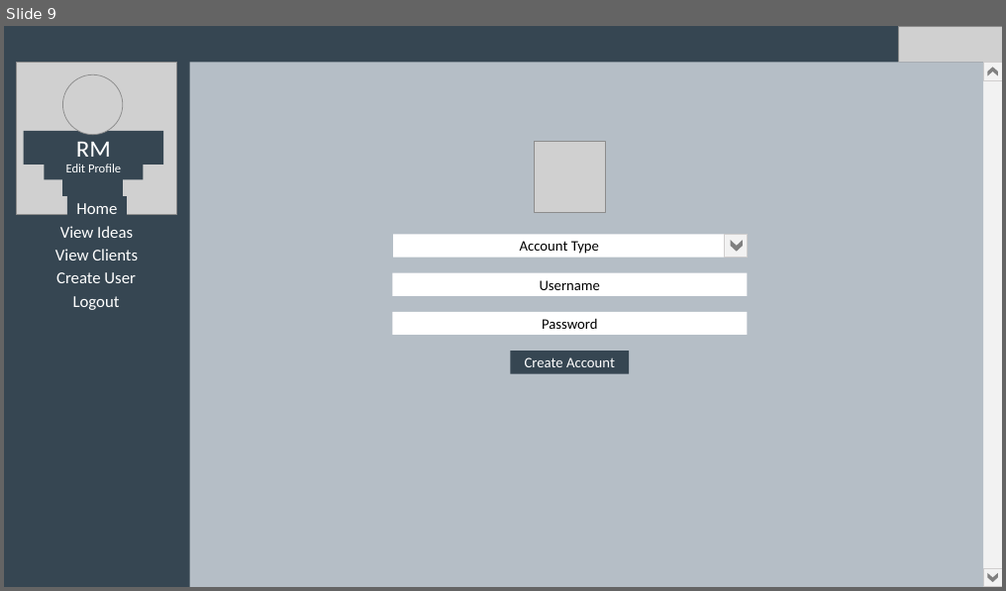
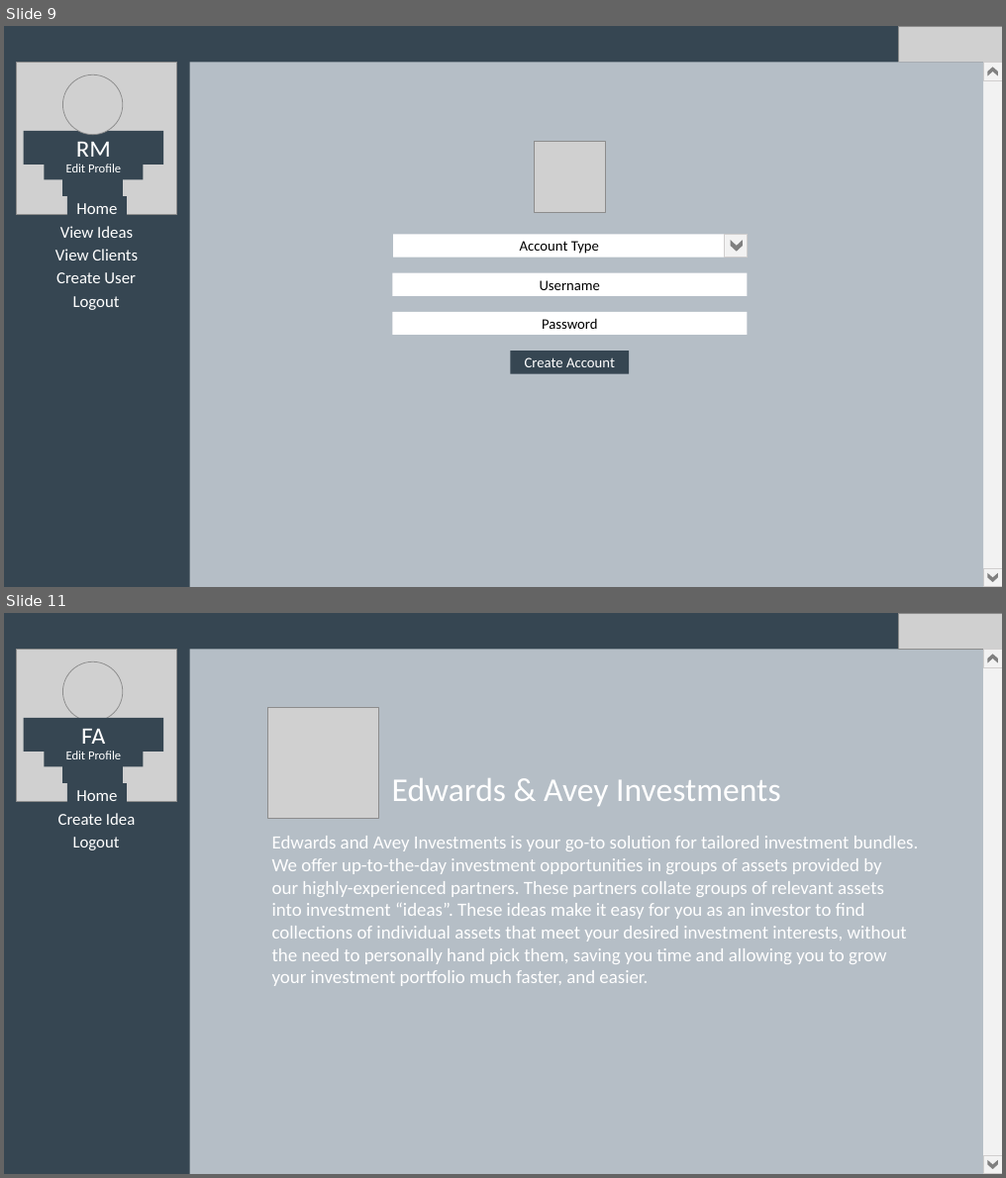
Before and after one commit to danelms/softEng, a slide deck: Documents, diagrams etc/Page Prototypes.pptx. Shown one above the other, each under a label of ours: slide 9 before the commit, slides 9 and 11 after it; the slides between them are not shown. The pictures are 1006x591 and 1006x1178 pixels, drawn with LibreOffice and Linux fonts; fonts in the diff are those of the drawing; grey boxes stand for pictures. Boxes give left, top, right and bottom in pixels: in the first picture for what was removed or moved away, otherwise in the second. Text is boxed around its words. In the diff, an @@ line names an element or a change of style, - is before the commit and + after.

Commit message:
Prototype finished
Some changes have to be made in the implementation, such as deciding exactly what filters we require for FA>CreateIdea

```diff
--- a/Documents, diagrams etc/Page Prototypes.pptx
+++ b/Documents, diagrams etc/Page Prototypes.pptx
@@ slide 11 added at [4, 613, 1002, 1174], background #364652 @@
@@ rectangle added at [4, 613, 1002, 649], fill #364652 @@
@@ picture added at [899, 613, 1002, 649] @@
@@ picture added at [17, 649, 177, 802] @@
@@ picture added at [63, 662, 123, 722] @@
@@ rectangle added at [190, 649, 983, 1174], fill #B5BEC6, 18 pt, text #FFFFFF @@
+Edwards & Avey Investments
+Edwards and Avey Investments is your go-to solution for tailored investment bundles.
+We offer up-to-the-day investment opportunities in groups of assets provided by
+our highly-experienced partners. These partners collate groups of relevant assets
+into investment “ideas”. These ideas make it easy for you as an investor to find
+collections of individual assets that meet your desired investment interests, without
+the need to personally hand pick them, saving you time and allowing you to grow
+your investment portfolio much faster, and easier.
@@ rectangle added at [983, 650, 1002, 1174], fill #F2F2F2 @@
@@ rectangle added at [983, 650, 1002, 667], fill #F2F2F2, outline #D0CECE 1 pt @@
@@ chevron added at [988, 655, 998, 663], fill #808080 @@
@@ rectangle added at [24, 718, 163, 752], fill #364652, 24 pt, text #FFFFFF @@
+FA
@@ picture added at [268, 708, 379, 819] @@
@@ rectangle added at [44, 744, 143, 767], fill #364652, 12 pt, text #FFFFFF @@
+Edit Profile
@@ rectangle added at [63, 764, 123, 782], fill #364652, outline #364652 1 pt @@
@@ text added at [76, 790, 117, 801], 16 pt, text #FFFFFF @@
+Home
@@ text added at [58, 813, 135, 825], 16 pt, text #FFFFFF @@
+Create Idea
@@ text added at [73, 837, 120, 851], 16 pt, text #FFFFFF @@
+Logout
@@ rectangle added at [983, 1157, 1002, 1174], fill #F2F2F2, outline #D0CECE 1 pt @@
@@ chevron added at [988, 1160, 998, 1169], fill #808080 @@
```
Also in this commit, not shown: 2 other slides added, 1 other file.
